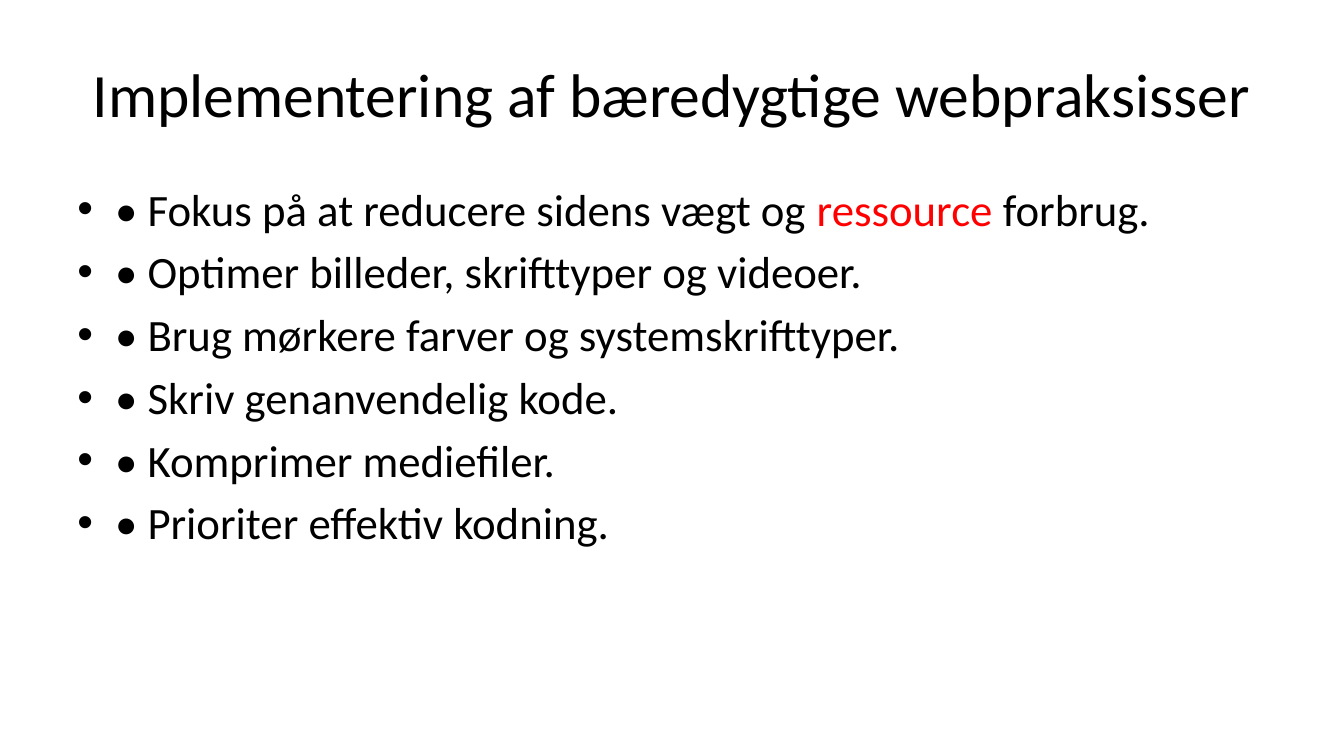
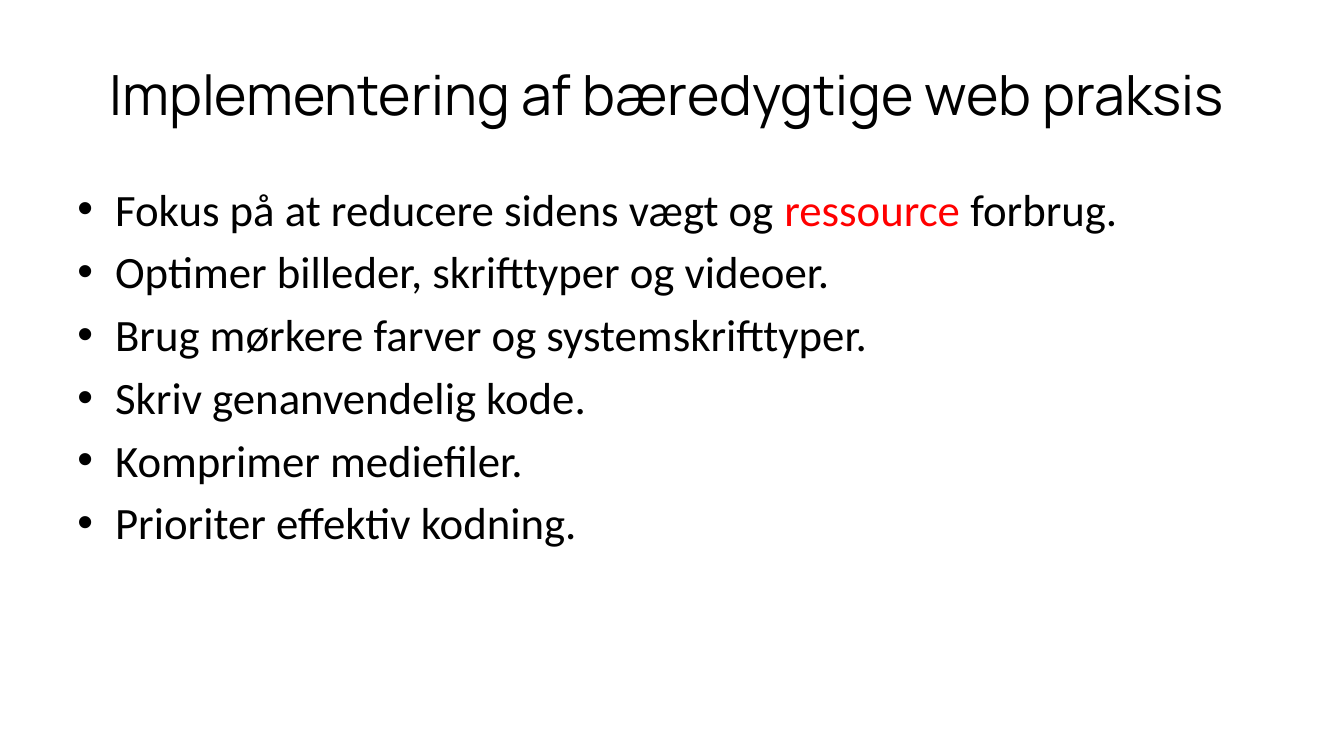
Before and after one commit to xbibogo/MMD24, a slide deck: slide 12 of semester2 PPT/Sustainable_Web_Presentation_Danish.pptx (slide 11 before the commit). Drawn at 1344x756 pixels with LibreOffice and Linux fonts; fonts in the diff are those of the drawing. Boxes give left, top, right and bottom in pixels: in the first picture for what was removed or moved away, otherwise in the second. Text is boxed around its words. In the diff, an @@ line names an element or a change of style, - is before the commit and + after.

```diff
--- a/semester2 PPT/Sustainable_Web_Presentation_Danish.pptx
+++ b/semester2 PPT/Sustainable_Web_Presentation_Danish.pptx
@@ title at bbox=[109, 74, 1224, 129]: text changed; size 44 to 39.6 pt; font Calibri to Manrope @@
-Implementering af bæredygtige webpraksisser
+Implementering af bæredygtige web praksis
@@ text at bbox=[115, 194, 1117, 547]: text changed @@
-• • Fokus på at reducere sidens vægt og ressource forbrug.
-• • Optimer billeder, skrifttyper og videoer.
-• • Brug mørkere farver og systemskrifttyper.
-• • Skriv genanvendelig kode.
-• • Komprimer mediefiler.
-• • Prioriter effektiv kodning.
+• Fokus på at reducere sidens vægt og ressource forbrug.
+• Optimer billeder, skrifttyper og videoer.
+• Brug mørkere farver og systemskrifttyper.
+• Skriv genanvendelig kode.
+• Komprimer mediefiler.
+• Prioriter effektiv kodning.
```
Also in this commit, not shown: 20 other slides changed, 6 slides added, 3 slides removed.
